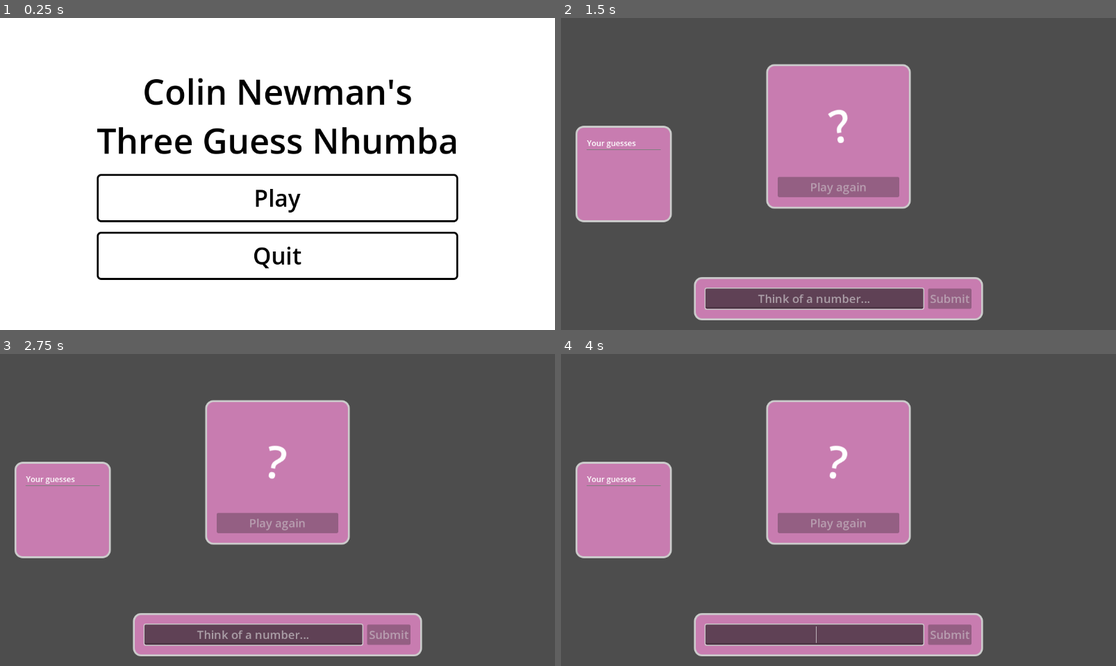
Above: before the commit, frames 1-4 (two rows, left to right).
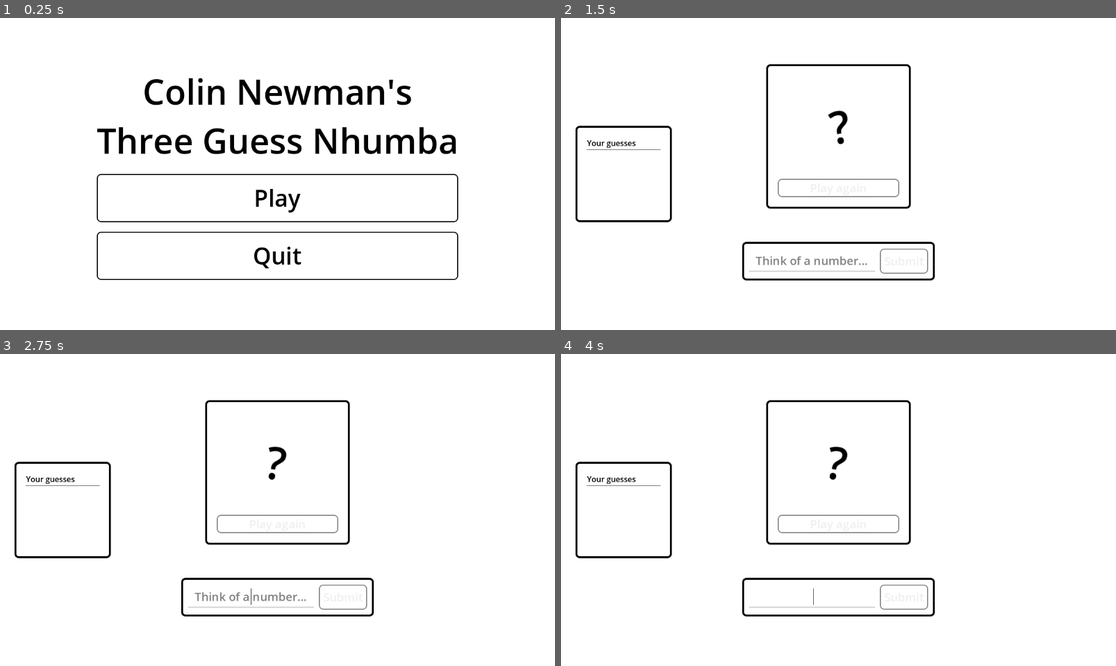
Above: after the commit, the same moments.

Repository: phrasmotica/think-of-a-number
Game: Godot game, scene res://scenes/main_menu.tscn
Same seed, same stepped clock (60 frames per second), same inputs: the game is played once before the commit and once after it. Sound files missing from this copy of the repository are replaced by a short silence.
Inputs:
- Up to frame 1 (0.25 s): no input
- Up to frame 2 (1.5 s): click "Play" at 0.5 s
- Up to frame 3 (2.75 s): tap Enter at 2 s
- Up to frame 4 (4 s): tap Space at 3.5 s

The runs differ from the first frame. In frame 1, 1.2% of the frame differs, in the area x 17-83%, y 50-84%; in frame 2, 100%, in the area x 0-100%, y 0-100%; in frame 3, 100%; in frame 4, 100%.

Commit message:
Add styling to game scene

Diff:
--- a/scenes/answer_panel.tscn
+++ b/scenes/answer_panel.tscn
@@ -4,17 +4,18 @@
 [ext_resource type="Script" path="res://scripts/answer_panel.gd" id="2_ugrbf"]
 
 [node name="AnswerPanel" type="PanelContainer"]
-custom_minimum_size = Vector2(600, 0)
-offset_right = 600.0
+custom_minimum_size = Vector2(400, 80)
+offset_right = 400.0
+offset_bottom = 80.0
 theme = ExtResource("1_hj04u")
 script = ExtResource("2_ugrbf")
 
 [node name="MarginContainer" type="MarginContainer" parent="."]
 layout_mode = 2
-theme_override_constants/margin_left = 20
-theme_override_constants/margin_top = 20
-theme_override_constants/margin_right = 20
-theme_override_constants/margin_bottom = 20
+theme_override_constants/margin_left = 10
+theme_override_constants/margin_top = 10
+theme_override_constants/margin_right = 10
+theme_override_constants/margin_bottom = 10
 
 [node name="HBoxContainer" type="HBoxContainer" parent="MarginContainer"]
 layout_mode = 2
@@ -33,9 +34,11 @@
 selecting_enabled = false
 drag_and_drop_selection_enabled = false
 caret_blink = true
+caret_blink_interval = 0.5
 
 [node name="SubmitButton" type="Button" parent="MarginContainer/HBoxContainer"]
 unique_name_in_owner = true
+custom_minimum_size = Vector2(100, 0)
 layout_mode = 2
 focus_mode = 0
 text = "Submit"
--- a/scenes/game.tscn
+++ b/scenes/game.tscn
@@ -27,11 +27,18 @@
 
 [node name="CanvasLayer" type="CanvasLayer" parent="GameManager"]
 
+[node name="Background" type="ColorRect" parent="GameManager/CanvasLayer"]
+anchors_preset = 15
+anchor_right = 1.0
+anchor_bottom = 1.0
+grow_horizontal = 2
+grow_vertical = 2
+
 [node name="CenterContainer" type="CenterContainer" parent="GameManager/CanvasLayer"]
 anchors_preset = 2
 anchor_top = 1.0
 anchor_bottom = 1.0
-offset_top = -122.0
+offset_top = -285.0
 offset_right = 1152.0
 grow_vertical = 0
 
--- a/scenes/guess_info.tscn
+++ b/scenes/guess_info.tscn
@@ -7,8 +7,6 @@
 custom_minimum_size = Vector2(120, 0)
 theme = ExtResource("1_jacr7")
 script = ExtResource("1_7b8yh")
-guess_value = 70
-relative = 1
 
 [node name="Value" type="Label" parent="."]
 unique_name_in_owner = true
--- a/scenes/main_menu.tscn
+++ b/scenes/main_menu.tscn
@@ -45,6 +45,7 @@
 unique_name_in_owner = true
 custom_minimum_size = Vector2(0, 100)
 layout_mode = 2
+mouse_default_cursor_shape = 2
 theme_type_variation = &"MainMenuButton"
 text = "Play"
 
@@ -52,6 +53,7 @@
 unique_name_in_owner = true
 custom_minimum_size = Vector2(0, 100)
 layout_mode = 2
+mouse_default_cursor_shape = 2
 theme_type_variation = &"MainMenuButton"
 text = "Quit"
 
--- a/theme_default.tres
+++ b/theme_default.tres
@@ -1,7 +1,62 @@
-[gd_resource type="Theme" load_steps=5 format=3 uid="uid://skah0wjpgann"]
+[gd_resource type="Theme" load_steps=9 format=3 uid="uid://skah0wjpgann"]
 
-[sub_resource type="StyleBoxFlat" id="StyleBoxFlat_k2tm1"]
+[sub_resource type="StyleBoxFlat" id="StyleBoxFlat_hw8na"]
+bg_color = Color(0, 0, 0, 0)
+border_width_left = 2
+border_width_top = 2
+border_width_right = 2
+border_width_bottom = 2
+border_color = Color(0, 0, 0, 0.498039)
+corner_radius_top_left = 8
+corner_radius_top_right = 8
+corner_radius_bottom_right = 8
+corner_radius_bottom_left = 8
+
+[sub_resource type="StyleBoxFlat" id="StyleBoxFlat_eeem6"]
+bg_color = Color(0, 0, 0, 0)
+border_width_left = 2
+border_width_top = 2
+border_width_right = 2
+border_width_bottom = 2
+border_color = Color(0, 0, 0, 1)
+corner_radius_top_left = 8
+corner_radius_top_right = 8
+corner_radius_bottom_right = 8
+corner_radius_bottom_left = 8
+
+[sub_resource type="StyleBoxFlat" id="StyleBoxFlat_x1ucf"]
 bg_color = Color(0.65098, 0.65098, 0.65098, 0.498039)
+border_width_left = 2
+border_width_top = 2
+border_width_right = 2
+border_width_bottom = 2
+border_color = Color(0, 0, 0, 1)
+corner_radius_top_left = 8
+corner_radius_top_right = 8
+corner_radius_bottom_right = 8
+corner_radius_bottom_left = 8
+
+[sub_resource type="StyleBoxFlat" id="StyleBoxFlat_5sw8a"]
+bg_color = Color(0, 0, 0, 0)
+border_width_left = 2
+border_width_top = 2
+border_width_right = 2
+border_width_bottom = 2
+border_color = Color(0, 0, 0, 1)
+corner_radius_top_left = 8
+corner_radius_top_right = 8
+corner_radius_bottom_right = 8
+corner_radius_bottom_left = 8
+
+[sub_resource type="StyleBoxEmpty" id="StyleBoxEmpty_vqvgb"]
+
+[sub_resource type="StyleBoxFlat" id="StyleBoxFlat_csj3x"]
+bg_color = Color(1, 1, 1, 1)
+border_width_bottom = 1
+border_color = Color(0, 0, 0, 0.498039)
+
+[sub_resource type="StyleBoxFlat" id="StyleBoxFlat_pj2a5"]
+bg_color = Color(1, 1, 1, 1)
 border_width_left = 4
 border_width_top = 4
 border_width_right = 4
@@ -12,44 +67,30 @@
 corner_radius_bottom_right = 8
 corner_radius_bottom_left = 8
 
-[sub_resource type="StyleBoxFlat" id="StyleBoxFlat_2iq80"]
-bg_color = Color(0, 0, 0, 0)
-border_width_left = 4
-border_width_top = 4
-border_width_right = 4
-border_width_bottom = 4
-border_color = Color(0, 0, 0, 1)
-corner_radius_top_left = 8
-corner_radius_top_right = 8
-corner_radius_bottom_right = 8
-corner_radius_bottom_left = 8
-
-[sub_resource type="StyleBoxFlat" id="StyleBoxFlat_pj2a5"]
-bg_color = Color(0.7833, 0.487455, 0.68921, 1)
-border_width_left = 4
-border_width_top = 4
-border_width_right = 4
-border_width_bottom = 4
-corner_radius_top_left = 16
-corner_radius_top_right = 16
-corner_radius_bottom_right = 16
-corner_radius_bottom_left = 16
-
 [sub_resource type="SystemFont" id="SystemFont_1jovo"]
 font_names = PackedStringArray("Bahnschrift")
 
 [resource]
 default_font = SubResource("SystemFont_1jovo")
+Button/colors/font_color = Color(0, 0, 0, 1)
+Button/colors/font_hover_color = Color(0, 0, 0, 1)
 Button/font_sizes/font_size = 24
+Button/styles/disabled = SubResource("StyleBoxFlat_hw8na")
+Button/styles/focus = SubResource("StyleBoxFlat_eeem6")
+Button/styles/hover = SubResource("StyleBoxFlat_x1ucf")
+Button/styles/normal = SubResource("StyleBoxFlat_5sw8a")
+Label/colors/font_color = Color(0, 0, 0, 1)
+LineEdit/colors/caret_color = Color(0, 0, 0, 1)
+LineEdit/colors/font_color = Color(0, 0, 0, 1)
+LineEdit/colors/font_placeholder_color = Color(0, 0, 0, 0.498039)
 LineEdit/font_sizes/font_size = 24
+LineEdit/styles/focus = SubResource("StyleBoxEmpty_vqvgb")
+LineEdit/styles/normal = SubResource("StyleBoxFlat_csj3x")
 MainMenuButton/base_type = &"Button"
-MainMenuButton/colors/font_color = Color(0, 0, 0, 1)
-MainMenuButton/colors/font_hover_color = Color(0, 0, 0, 1)
 MainMenuButton/font_sizes/font_size = 48
-MainMenuButton/styles/hover = SubResource("StyleBoxFlat_k2tm1")
-MainMenuButton/styles/normal = SubResource("StyleBoxFlat_2iq80")
 PanelContainer/styles/panel = SubResource("StyleBoxFlat_pj2a5")
 RevealLabel/base_type = &"Label"
+RevealLabel/colors/font_color = Color(0, 0, 0, 1)
 RevealLabel/font_sizes/font_size = 92
 TitleLabel/base_type = &"Label"
 TitleLabel/colors/font_color = Color(0, 0, 0, 1)
